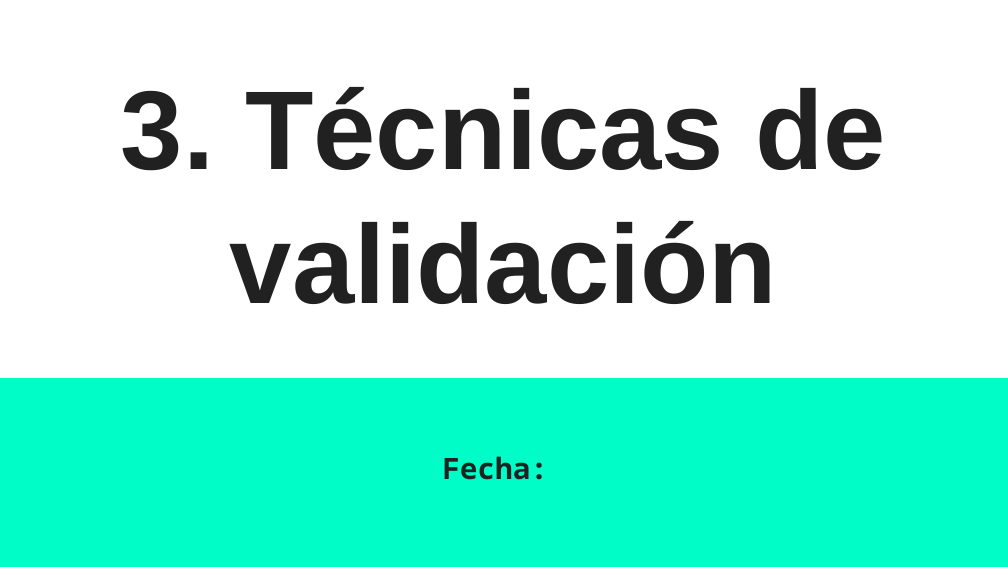
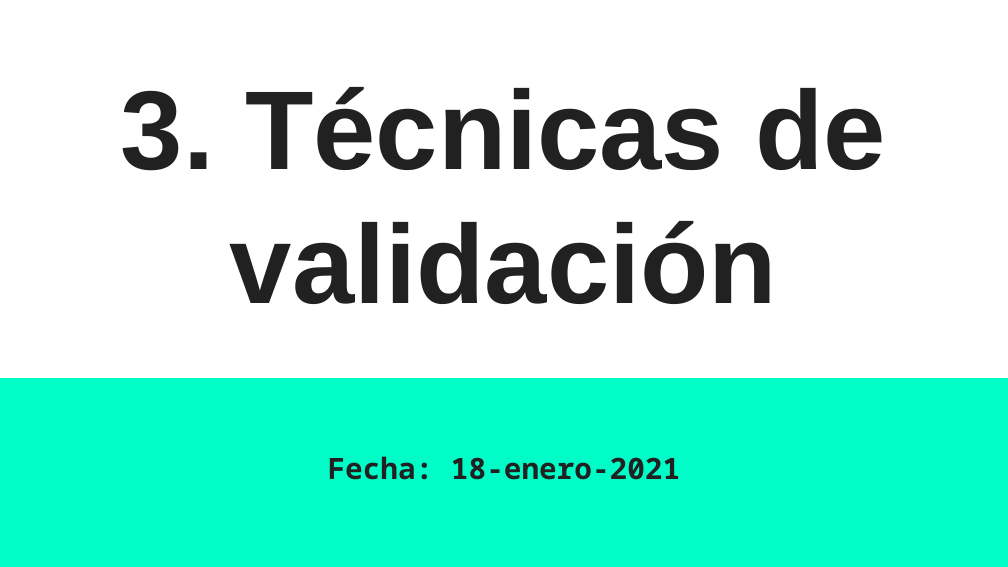
Before and after one commit to sainosmichelle/sainosmichelle.github.io, a slide deck: slide 1 of assets/files/Tema3/3. Técnicas de validación.pptx. Drawn at 1008x567 pixels with LibreOffice and Linux fonts; fonts in the diff are those of the drawing. Boxes give left, top, right and bottom in pixels: in the first picture for what was removed or moved away, otherwise in the second. Text is boxed around its words. In the diff, an @@ line names an element or a change of style, - is before the commit and + after.

```diff
--- a/assets/files/Tema3/3. Técnicas de validación.pptx
+++ b/assets/files/Tema3/3. Técnicas de validación.pptx
@@ subtitle at (328,456,680,480): text changed @@
-Fecha:
+Fecha: 18-enero-2021
```
Also in this commit, not shown: 2 other slides changed, 11 slides added, 9 other files.
